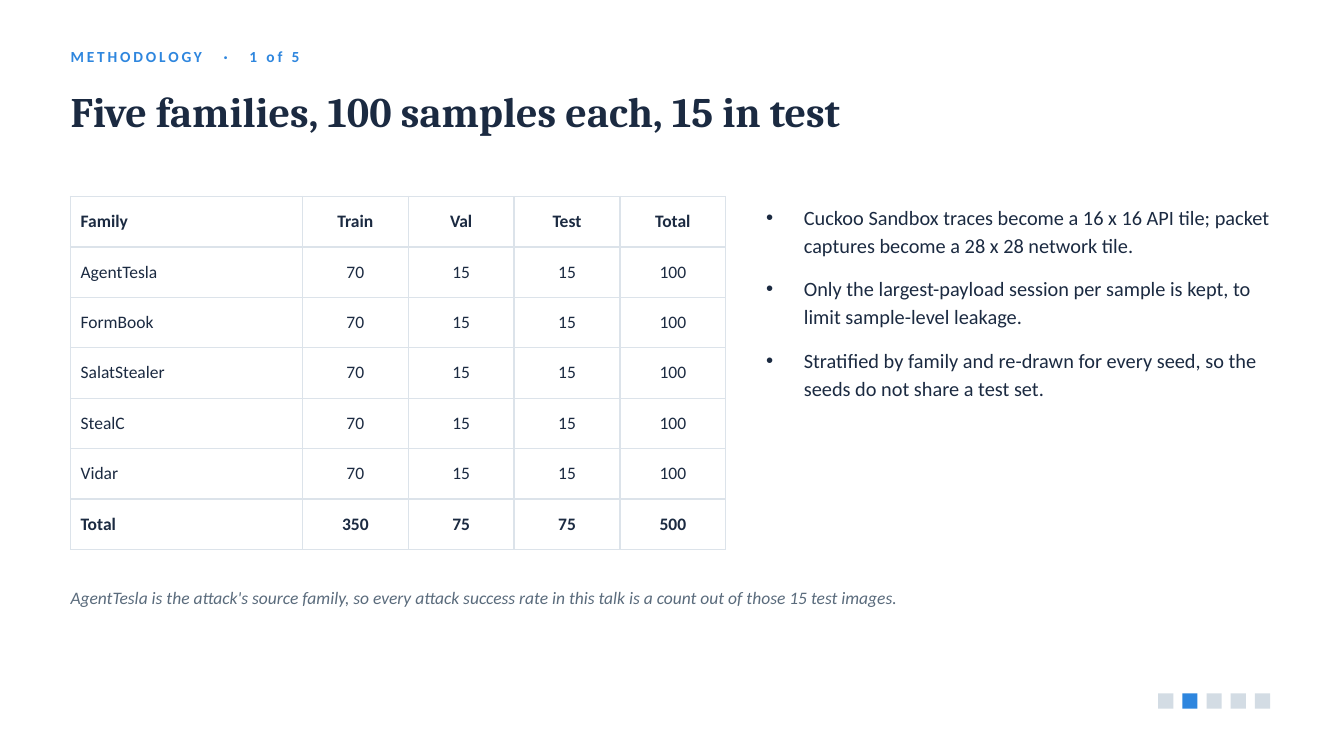
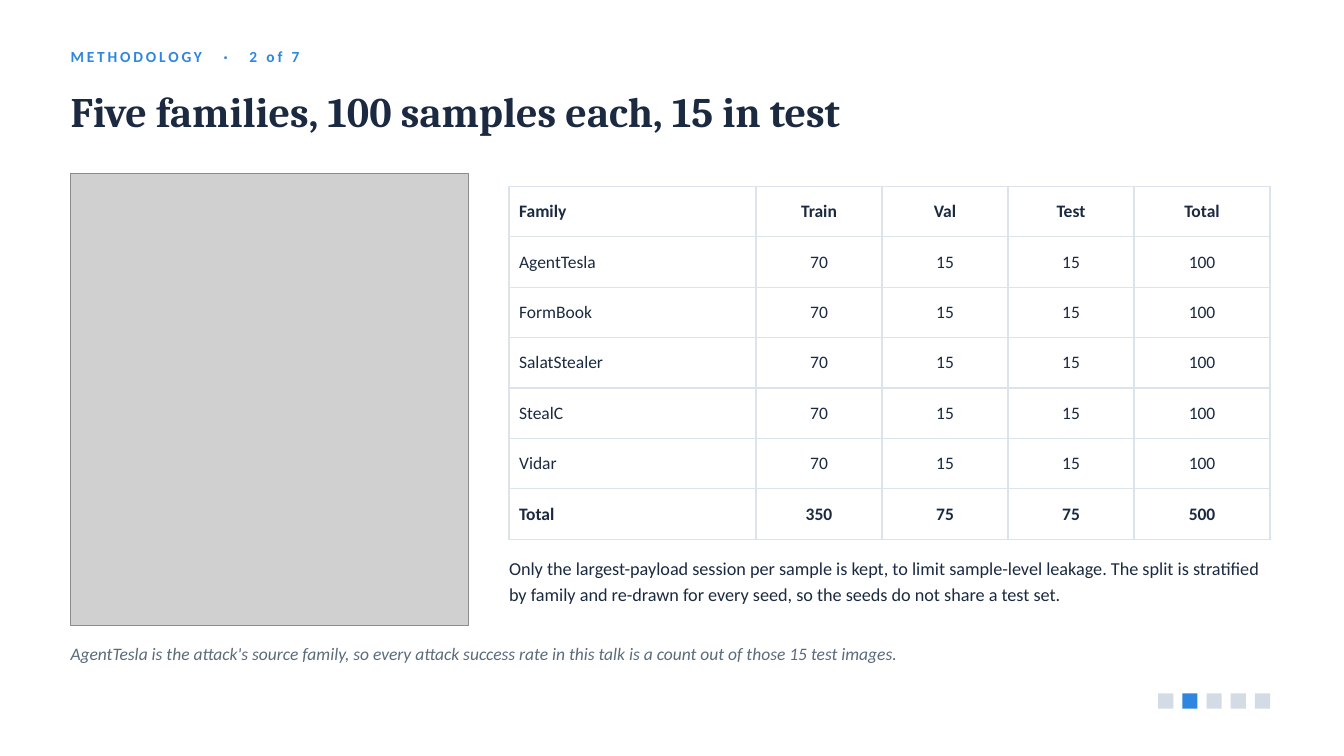
Before and after one commit to jabirmbrok/fl_backdoor_infostealer, a slide deck: slide 6 of slides/iwbis_channel_aware_backdoor.pptx (slide 5 before the commit). Drawn at 1344x756 pixels with LibreOffice and Linux fonts; fonts in the diff are those of the drawing; grey boxes stand for pictures. Boxes give left, top, right and bottom in pixels: in the first picture for what was removed or moved away, otherwise in the second. Text is boxed around its words. In the diff, an @@ line names an element or a change of style, - is before the commit and + after.

```diff
--- a/slides/iwbis_channel_aware_backdoor.pptx
+++ b/slides/iwbis_channel_aware_backdoor.pptx
@@ text at (71, 51, 300, 62): text changed @@
-METHODOLOGY · 1 of 5
+METHODOLOGY · 2 of 7
@@ picture added at (71, 173, 469, 626) @@
@@ table: place and size @@
-table at (71, 197, 726, 534)
+table at (509, 187, 1270, 524)
@@ text at (509, 562, 1259, 604): text changed; size 14.5 to 13 pt @@
-• Cuckoo Sandbox traces become a 16 x 16 API tile; packet captures become a 28 x 28 network tile.
-• Only the largest-payload session per sample is kept, to limit sample-level leakage.
-• Stratified by family and re-drawn for every seed, so the seeds do not share a test set.
+Only the largest-payload session per sample is kept, to limit sample-level leakage. The split is stratified by family and re-drawn for every seed, so the seeds do not share a test set.
@@ text "AgentTesla is the attack's source ...": place and size @@
-text "AgentTesla is the attack's source ..." at (71, 592, 896, 607)
+text "AgentTesla is the attack's source ..." at (71, 648, 896, 663)
```
Also in this commit, not shown: 8 other slides changed, 2 slides added, 6 other files.
